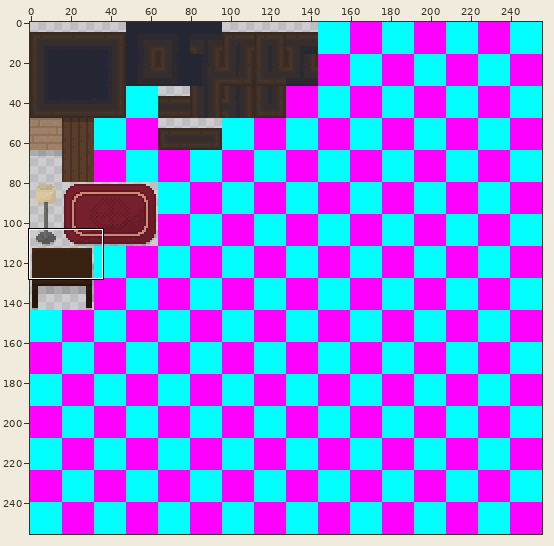
Sprite sheet: Content/Maps/Town/Inside/InsideTiles.png. The first picture is a wide view before the edit; the outline marks the close-up.
Close-up. Before the edit:
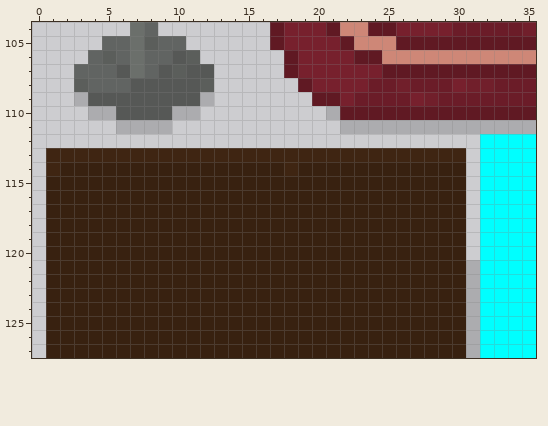
The file is 256x256 pixels. Colours within 5 levels of each other are drawn and written as one. Shown: x 0..35, y 104..127.
The same view after the edit:
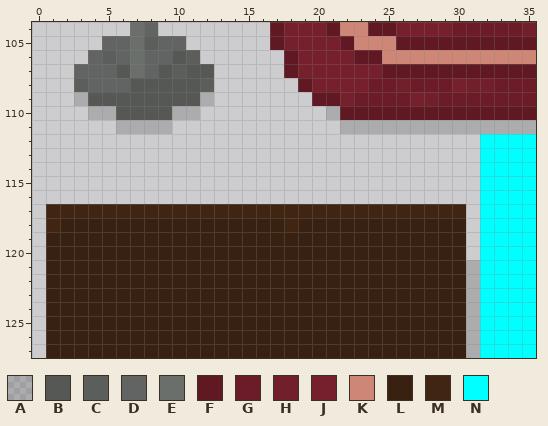
Palette (. is transparent): A #00000029  B #565856  C #5b5e5b  D #616462  E #6b6f6b  F #601923  G #6b1c28  H #711f2b  J #77202d  K #ce8777  L #382110  M #3f2512  N #00ffff
Changes in this commit:
Colour L becomes colour M in row 117 at x 1 to 30; in row 118 at x 1 and 18.
The author cleared colour L in row 114 at x 2 to 17 and 19 to 30; in rows 115 to 116 at x 1 to 30.
The author cleared colour M in row 113 at x 1 to 30; in row 114 at x 1 and 18.
Changed places in both close-ups, as pixel boxes (x1, y1, x2, y2):
changed: (46, 148, 466, 232)
